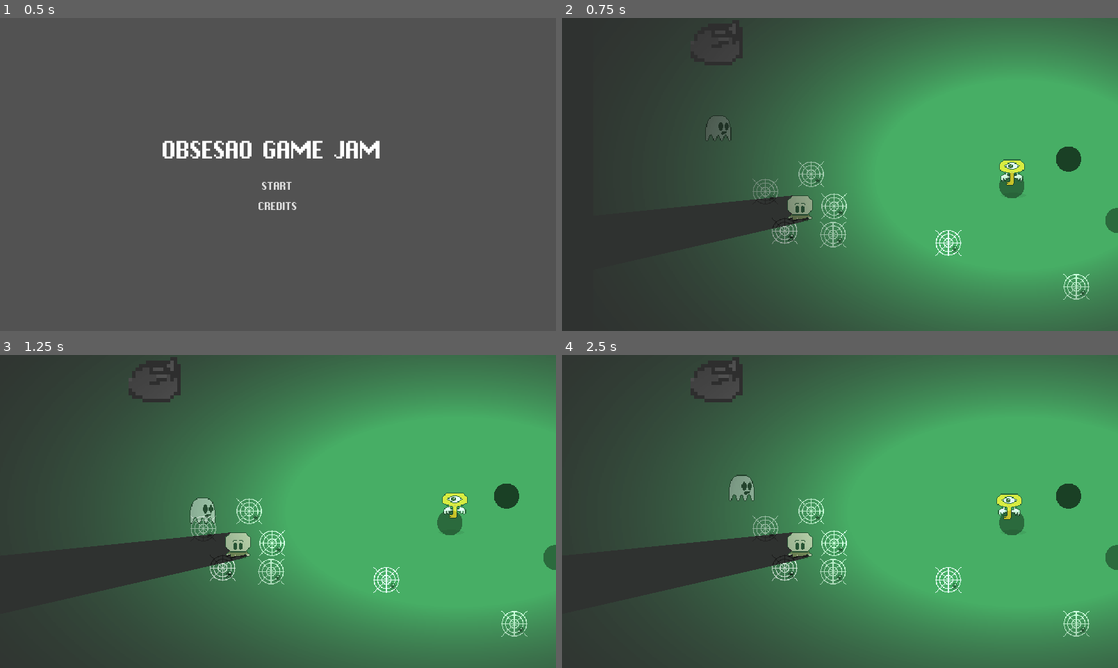
Above: before the commit, frames 1-4 (two rows, left to right).
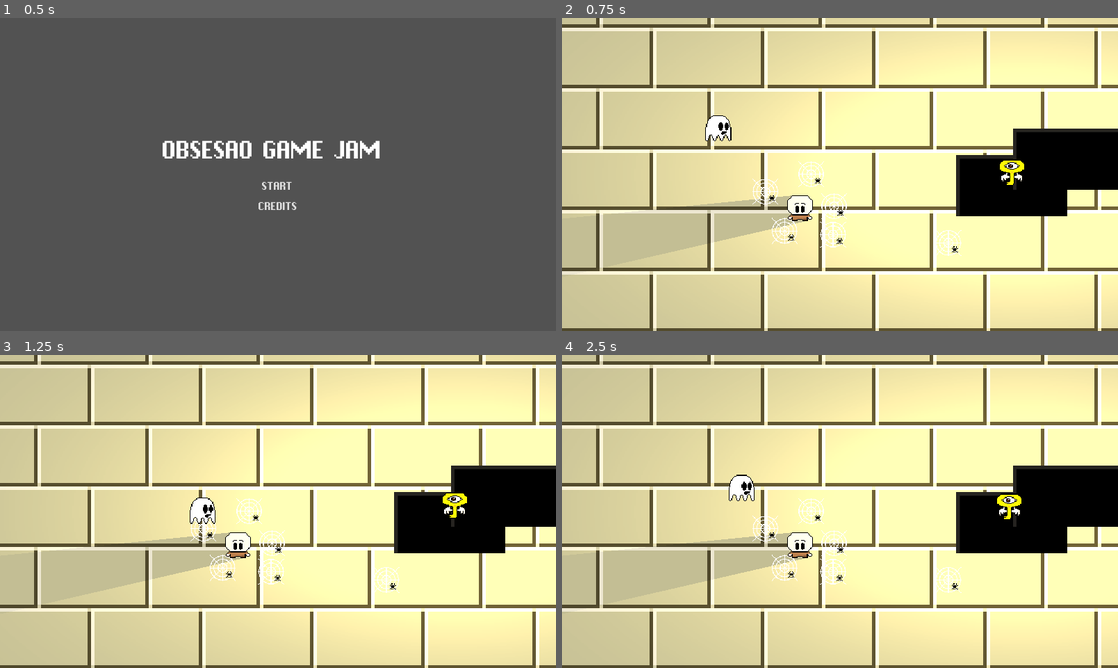
Above: after the commit, the same moments.

Repository: GameJams-fiwon123/GameD3v-OBSESSAO
Game: Godot game, scene res://Scenes/Screens/MainMenu.tscn
Same seed, same stepped clock (60 frames per second), same inputs: the game is played once before the commit and once after it.
Inputs:
- Up to frame 1 (0.5 s): no input
- Up to frame 2 (0.75 s): click "START" at 0.5 s
- Up to frame 3 (1.25 s): no input
- Up to frame 4 (2.5 s): hold D (right) 1.28-2 s; tap Space (jump) at 1.52 s; click "Retry" at 2 s

Frame 1 is identical in both runs. In frame 2, 100% of the frame differs, in the area x 0-100%, y 0-100%; in frame 3, 100%; in frame 4, 100%.
Error in both runs: Invalid get index '0' (on base: 'PoolVector2Array'). (res://Scripts/Key.gd:28)

Commit message:
Start construct map

Diff:
--- /dev/null
+++ b/obsessao/Scenes/Global.tscn
@@ -0,0 +1,12 @@
+[gd_scene load_steps=3 format=2]
+
+[ext_resource path="res://Scripts/Global.gd" type="Script" id=1]
+[ext_resource path="res://SFX/Tela_Inicial.wav" type="AudioStream" id=2]
+
+[node name="Global" type="Node"]
+script = ExtResource( 1 )
+
+[node name="AudioStreamPlayer" type="AudioStreamPlayer" parent="."]
+stream = ExtResource( 2 )
+volume_db = -10.0
+autoplay = true
--- a/obsessao/Scenes/Level/Level1.tscn
+++ b/obsessao/Scenes/Level/Level1.tscn
@@ -1,8 +1,8 @@
 [gd_scene load_steps=10 format=2]
 
-[ext_resource path="res://GFX/cenario_teste.png" type="Texture" id=1]
-[ext_resource path="res://Scripts/Navigation2D.gd" type="Script" id=2]
-[ext_resource path="res://Scripts/Destinations.gd" type="Script" id=3]
+[ext_resource path="res://Scripts/Navigation2D.gd" type="Script" id=1]
+[ext_resource path="res://Scripts/Destinations.gd" type="Script" id=2]
+[ext_resource path="res://GFX/Mapa/Cenario.png" type="Texture" id=3]
 [ext_resource path="res://Scenes/Objects/Player.tscn" type="PackedScene" id=4]
 [ext_resource path="res://Scenes/Objects/Key.tscn" type="PackedScene" id=5]
 [ext_resource path="res://Scenes/Objects/Ghost.tscn" type="PackedScene" id=6]
@@ -17,116 +17,145 @@
 [node name="Level1" type="Node2D"]
 
 [node name="CanvasModulate" type="CanvasModulate" parent="."]
-color = Color( 0.0627451, 0.0627451, 0.0627451, 0.392157 )
-
-[node name="Background" type="Sprite" parent="."]
-texture = ExtResource( 1 )
-centered = false
+visible = false
+color = Color( 0, 0, 0, 1 )
 
 [node name="Navigation2D" type="Navigation2D" parent="."]
-script = ExtResource( 2 )
+script = ExtResource( 1 )
 
 [node name="NavigationPolygonInstance" type="NavigationPolygonInstance" parent="Navigation2D"]
 navpoly = SubResource( 1 )
 
 [node name="Destinations" type="Node2D" parent="Navigation2D"]
-script = ExtResource( 3 )
+script = ExtResource( 2 )
 
 [node name="Position2D" type="Position2D" parent="Navigation2D/Destinations"]
-position = Vector2( 1031.42, 274.772 )
+position = Vector2( 1007.06, 227.064 )
 
 [node name="Position2D2" type="Position2D" parent="Navigation2D/Destinations"]
-position = Vector2( 1281.59, 467.523 )
+position = Vector2( 1257.23, 419.815 )
 
 [node name="Position2D3" type="Position2D" parent="Navigation2D/Destinations"]
-position = Vector2( 1580.96, 326.036 )
+position = Vector2( 1556.6, 278.328 )
 
 [node name="Position2D4" type="Position2D" parent="Navigation2D/Destinations"]
-position = Vector2( 1054.15, 743.872 )
+position = Vector2( 1029.79, 696.164 )
 
 [node name="Position2D6" type="Position2D" parent="Navigation2D/Destinations"]
-position = Vector2( 1340.22, 817.201 )
+position = Vector2( 1315.86, 769.493 )
 
 [node name="Position2D7" type="Position2D" parent="Navigation2D/Destinations"]
-position = Vector2( 1736.26, 705.887 )
+position = Vector2( 1711.9, 658.179 )
 
 [node name="Position2D5" type="Position2D" parent="Navigation2D/Destinations"]
-position = Vector2( 1947.23, 242.708 )
+position = Vector2( 1922.87, 195 )
 
 [node name="Position2D8" type="Position2D" parent="Navigation2D/Destinations"]
-position = Vector2( 2222.32, 236.526 )
+position = Vector2( 2197.96, 188.818 )
 
 [node name="Position2D9" type="Position2D" parent="Navigation2D/Destinations"]
-position = Vector2( 2549.95, 387.978 )
+position = Vector2( 2525.59, 340.27 )
 
 [node name="Position2D10" type="Position2D" parent="Navigation2D/Destinations"]
-position = Vector2( 2828.12, 700.155 )
+position = Vector2( 2803.76, 652.447 )
 
 [node name="Position2D11" type="Position2D" parent="Navigation2D/Destinations"]
-position = Vector2( 3137.21, 774.336 )
+position = Vector2( 3112.85, 726.628 )
 
 [node name="Position2D12" type="Position2D" parent="Navigation2D/Destinations"]
-position = Vector2( 3387.57, 551.794 )
+position = Vector2( 3363.21, 504.086 )
 
 [node name="Position2D13" type="Position2D" parent="Navigation2D/Destinations"]
-position = Vector2( 3529.75, 338.525 )
+position = Vector2( 3505.39, 290.817 )
 
 [node name="Position2D14" type="Position2D" parent="Navigation2D/Destinations"]
-position = Vector2( 3702.84, 190.164 )
+position = Vector2( 3678.48, 142.456 )
 
 [node name="Position2D15" type="Position2D" parent="Navigation2D/Destinations"]
-position = Vector2( 4033.56, 251.981 )
+position = Vector2( 4009.2, 204.273 )
 
 [node name="Position2D16" type="Position2D" parent="Navigation2D/Destinations"]
-position = Vector2( 3894.47, 477.613 )
+position = Vector2( 3870.11, 429.905 )
 
 [node name="Position2D17" type="Position2D" parent="Navigation2D/Destinations"]
-position = Vector2( 4027.38, 771.245 )
+position = Vector2( 4003.02, 723.537 )
 
 [node name="Position2D18" type="Position2D" parent="Navigation2D/Destinations"]
-position = Vector2( 4367.37, 746.518 )
+position = Vector2( 4343.01, 698.81 )
 
 [node name="Position2D19" type="Position2D" parent="Navigation2D/Destinations"]
-position = Vector2( 4555.91, 610.52 )
+position = Vector2( 4531.55, 562.812 )
 
 [node name="Position2D20" type="Position2D" parent="Navigation2D/Destinations"]
-position = Vector2( 4840.27, 483.795 )
+position = Vector2( 4815.91, 436.087 )
 
 [node name="Position2D21" type="Position2D" parent="Navigation2D/Destinations"]
-position = Vector2( 5019.54, 715.609 )
+position = Vector2( 4995.18, 667.901 )
 
 [node name="Position2D22" type="Position2D" parent="Navigation2D/Destinations"]
-position = Vector2( 5226.63, 783.608 )
+position = Vector2( 5202.27, 735.9 )
 
 [node name="Position2D23" type="Position2D" parent="Navigation2D/Destinations"]
-position = Vector2( 5433.72, 499.249 )
+position = Vector2( 5409.36, 451.541 )
 
 [node name="Position2D24" type="Position2D" parent="Navigation2D/Destinations"]
-position = Vector2( 5723.26, 329.252 )
+position = Vector2( 5698.9, 281.544 )
 
 [node name="Position2D25" type="Position2D" parent="Navigation2D/Destinations"]
-position = Vector2( 6016.77, 641.403 )
+position = Vector2( 5992.41, 593.695 )
 
 [node name="Position2D26" type="Position2D" parent="Navigation2D/Destinations"]
-position = Vector2( 6487.33, 599.473 )
+position = Vector2( 6462.97, 551.765 )
 
 [node name="Position2D27" type="Position2D" parent="Navigation2D/Destinations"]
-position = Vector2( 7116.29, 287.321 )
+position = Vector2( 7091.93, 239.613 )
 
 [node name="Position2D28" type="Position2D" parent="Navigation2D/Destinations"]
-position = Vector2( 7875.71, 510.952 )
+position = Vector2( 7851.35, 463.244 )
 
 [node name="Position2D29" type="Position2D" parent="Navigation2D/Destinations"]
-position = Vector2( 8430.13, 543.565 )
+position = Vector2( 8405.77, 495.857 )
 
 [node name="Position2D30" type="Position2D" parent="Navigation2D/Destinations"]
-position = Vector2( 8914.66, 329.252 )
+position = Vector2( 8890.3, 281.544 )
 
 [node name="Position2D31" type="Position2D" parent="Navigation2D/Destinations"]
-position = Vector2( 9268.74, 469.021 )
+position = Vector2( 9244.38, 421.313 )
 
 [node name="Position2D32" type="Position2D" parent="Navigation2D/Destinations"]
-position = Vector2( 9268.74, 469.021 )
+position = Vector2( 9244.38, 421.313 )
+
+[node name="Mapa" type="Node2D" parent="."]
+
+[node name="Sprite" type="Sprite" parent="Mapa"]
+texture = ExtResource( 3 )
+centered = false
+
+[node name="Sprite2" type="Sprite" parent="Mapa"]
+position = Vector2( 1280, 0 )
+texture = ExtResource( 3 )
+centered = false
+
+[node name="Sprite3" type="Sprite" parent="Mapa"]
+modulate = Color( 0.313726, 0.313726, 0.313726, 1 )
+position = Vector2( 2560, 0 )
+texture = ExtResource( 3 )
+centered = false
+
+[node name="Sprite4" type="Sprite" parent="Mapa"]
+position = Vector2( 3840, 0 )
+texture = ExtResource( 3 )
+centered = false
+
+[node name="Sprite6" type="Sprite" parent="Mapa"]
+position = Vector2( 5120, 0 )
+texture = ExtResource( 3 )
+centered = false
+
+[node name="Sprite7" type="Sprite" parent="Mapa"]
+position = Vector2( 6400, 0 )
+texture = ExtResource( 3 )
+centered = false
 
 [node name="YSort" type="YSort" parent="."]
 
@@ -156,7 +185,7 @@
 [node name="Teias" type="Node2D" parent="."]
 
 [node name="Teia" parent="Teias" instance=ExtResource( 7 )]
-position = Vector2( 804.916, 416.024 )
+position = Vector2( 2427.11, 288.15 )
 
 [node name="Teia2" parent="Teias" instance=ExtResource( 7 )]
 position = Vector2( 657.548, 365.498 )
@@ -182,25 +211,25 @@
 [node name="Buracos" type="Node2D" parent="."]
 
 [node name="Buraco" parent="Buracos" instance=ExtResource( 8 )]
-position = Vector2( 1015.98, 323.857 )
+position = Vector2( 2110.43, 500.908 )
 
 [node name="Buraco2" parent="Buracos" instance=ExtResource( 8 )]
 position = Vector2( 730.718, 299.647 )
 
 [node name="Buraco3" parent="Buracos" instance=ExtResource( 8 )]
-position = Vector2( 926.507, 256.489 )
+position = Vector2( 2110.06, 221.7 )
 
 [node name="Buraco4" parent="Buracos" instance=ExtResource( 8 )]
-position = Vector2( 924.401, 399.646 )
+position = Vector2( 2941.73, 571.124 )
 
 [node name="Buraco5" parent="Buracos" instance=ExtResource( 8 )]
-position = Vector2( 992.822, 369.12 )
+position = Vector2( 2940.59, 151.647 )
 
 [node name="Buraco6" parent="Buracos" instance=ExtResource( 8 )]
-position = Vector2( 852.823, 339.646 )
+position = Vector2( 3708.17, 571.436 )
 
 [node name="Buraco7" parent="Buracos" instance=ExtResource( 8 )]
 position = Vector2( 795.981, 269.12 )
 
 [node name="Buraco8" parent="Buracos" instance=ExtResource( 8 )]
-position = Vector2( 795.981, 269.12 )
+position = Vector2( 3709.78, 152.051 )
--- a/obsessao/Scenes/Objects/Buraco.tscn
+++ b/obsessao/Scenes/Objects/Buraco.tscn
@@ -1,17 +1,16 @@
 [gd_scene load_steps=4 format=2]
 
 [ext_resource path="res://Scripts/Buraco.gd" type="Script" id=1]
-[ext_resource path="res://GFX/Buraco.png" type="Texture" id=2]
+[ext_resource path="res://GFX/Buraco_280x70.png" type="Texture" id=2]
 
-[sub_resource type="CircleShape2D" id=1]
-radius = 14.5438
+[sub_resource type="RectangleShape2D" id=1]
+extents = Vector2( 63.5598, 34.4384 )
 
 [node name="Buraco" type="Area2D"]
 collision_layer = 8
 script = ExtResource( 1 )
 
 [node name="Sprite" type="Sprite" parent="."]
-scale = Vector2( 0.05, 0.05 )
 texture = ExtResource( 2 )
 
 [node name="CollisionShape2D" type="CollisionShape2D" parent="."]
--- a/obsessao/Scenes/Objects/Key.tscn
+++ b/obsessao/Scenes/Objects/Key.tscn
@@ -11,11 +11,10 @@
 [sub_resource type="CircleShape2D" id=2]
 radius = 97.2396
 
-[sub_resource type="CircleShape2D" id=4]
+[sub_resource type="CircleShape2D" id=3]
 radius = 14.9794
 
-[sub_resource type="Animation" id=3]
-resource_name = "fly"
+[sub_resource type="Animation" id=4]
 loop = true
 tracks/0/type = "value"
 tracks/0/path = NodePath("Sprite:position")
@@ -28,18 +27,6 @@
 "transitions": PoolRealArray( 1, 1, 1, 1 ),
 "update": 0,
 "values": [ Vector2( 0, 0 ), Vector2( -5.82515, -6.39396 ), Vector2( 4.43821, -6.6433 ), Vector2( 7.95179, 7.22144 ) ]
-}
-tracks/1/type = "value"
-tracks/1/path = NodePath("Light2D:scale")
-tracks/1/interp = 1
-tracks/1/loop_wrap = true
-tracks/1/imported = false
-tracks/1/enabled = true
-tracks/1/keys = {
-"times": PoolRealArray( 0, 0.5 ),
-"transitions": PoolRealArray( 3.13834, 1 ),
-"update": 0,
-"values": [ Vector2( 1.5, 1 ), Vector2( 2, 1 ) ]
 }
 
 [node name="Key" type="KinematicBody2D"]
@@ -65,11 +52,11 @@
 
 [node name="CollisionShape2D" type="CollisionShape2D" parent="DetectorWin"]
 position = Vector2( 0.827057, -0.782646 )
-shape = SubResource( 4 )
+shape = SubResource( 3 )
 
 [node name="AnimationPlayer" type="AnimationPlayer" parent="."]
 autoplay = "fly"
-anims/fly = SubResource( 3 )
+anims/fly = SubResource( 4 )
 
 [node name="shadow" type="Sprite" parent="."]
 modulate = Color( 1, 1, 1, 0.168627 )
@@ -78,7 +65,8 @@
 texture = ExtResource( 3 )
 
 [node name="Light2D" parent="." instance=ExtResource( 4 )]
-scale = Vector2( 1.5, 1 )
+color = Color( 1, 0.87451, 0.541176, 1 )
+energy = 0.8
 
 [connection signal="body_entered" from="Detector" to="." method="_on_Detector_body_entered"]
 [connection signal="body_exited" from="Detector" to="." method="_on_Detector_body_exited"]
--- a/obsessao/project.godot
+++ b/obsessao/project.godot
@@ -21,7 +21,7 @@
 
 [autoload]
 
-Global="*res://Scripts/Global.gd"
+Global="*res://Scenes/Global.tscn"
 
 [display]
 
Binary file added: obsessao/GFX/Buraco_280x70.png
Not shown, changed: obsessao/GFX/Buraco_280x70.png.import
Binary file added: obsessao/GFX/Mapa/Cenario.png
Not shown, added: obsessao/GFX/Mapa/Cenario.png.import
Renamed: obsessao/GFX/Andando_na_Vertical.png -> obsessao/GFX/Player/Andando_na_Vertical.png
Not shown, changed: obsessao/GFX/Player/Andando_na_Vertical.png.import
Renamed: obsessao/GFX/Andando_para_baixo.png -> obsessao/GFX/Player/Andando_para_baixo.png
Not shown, changed: obsessao/GFX/Player/Andando_para_baixo.png.import
Renamed: obsessao/GFX/Andando_pra_cima.png -> obsessao/GFX/Player/Andando_pra_cima.png
Not shown, added: obsessao/GFX/Player/Andando_pra_cima.png.import
